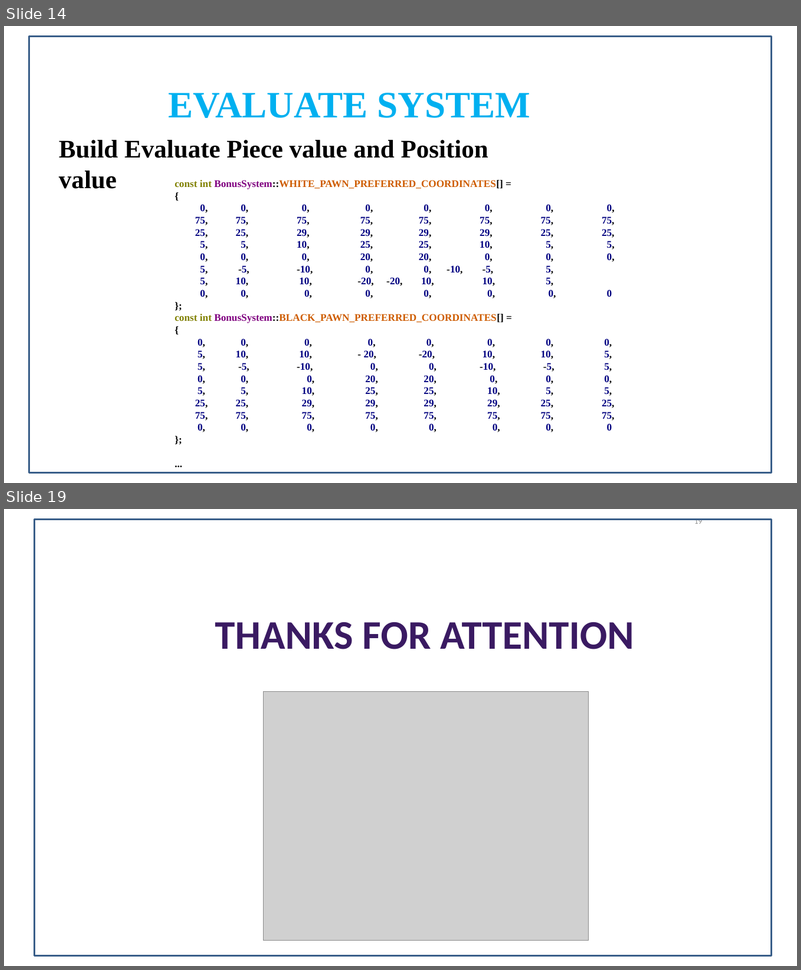
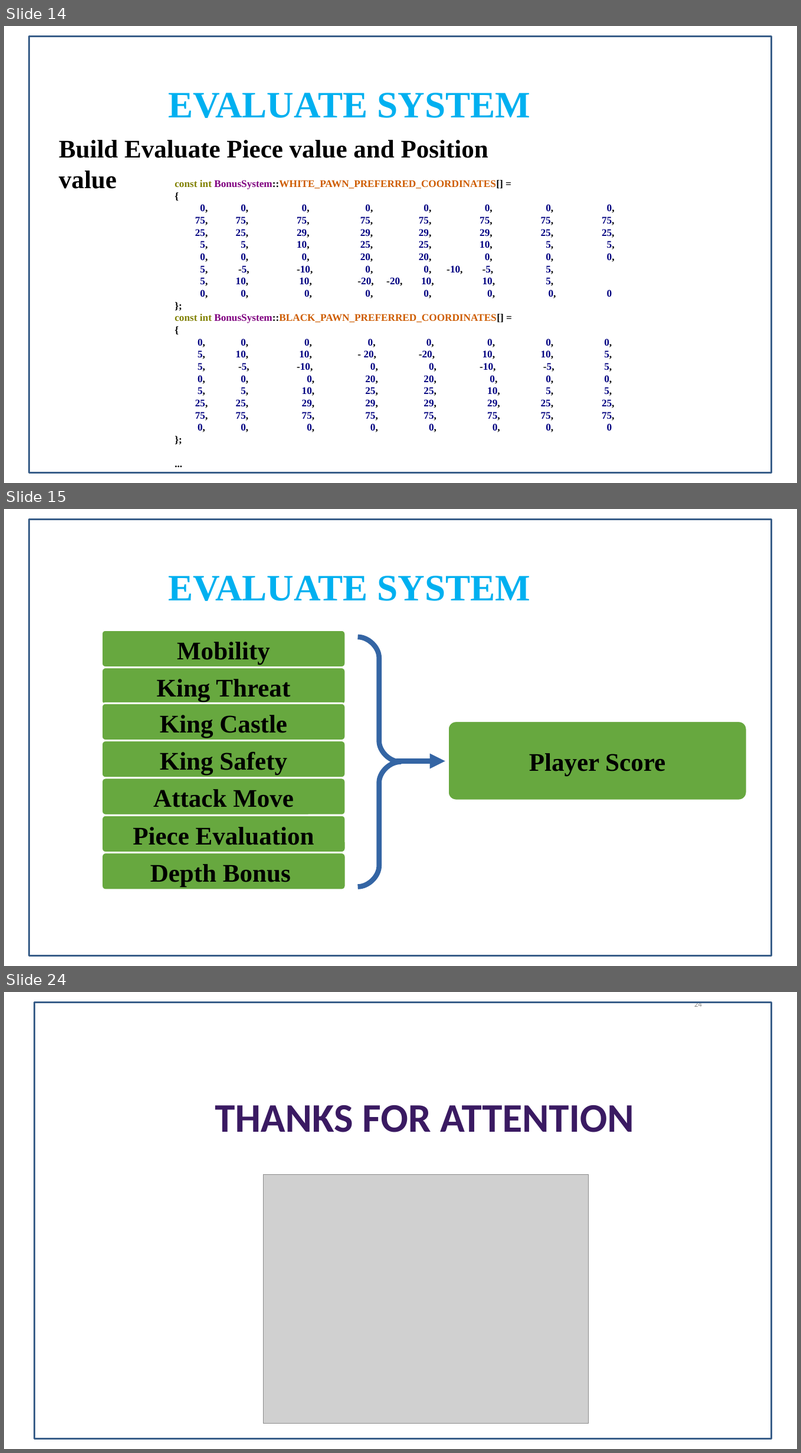
Before and after one commit to vduckute1812/AI, a slide deck: gameloft_present_chessgame.pptx. Shown one above the other, each under a label of ours: slides 14 and 19 before the commit, slides 14, 15 and 24 after it; the slides between them are not shown. The pictures are 801x970 and 801x1453 pixels, drawn with LibreOffice and Linux fonts; fonts in the diff are those of the drawing; grey boxes stand for pictures; background and template pictures are left out. Boxes give left, top, right and bottom in pixels: in the first picture for what was removed or moved away, otherwise in the second. Text is boxed around its words. In the diff, an @@ line names an element or a change of style, - is before the commit and + after.

```diff
--- a/gameloft_present_chessgame.pptx
+++ b/gameloft_present_chessgame.pptx
@@ slide 15 added at box(4, 509, 797, 966), background picture (left out) @@
@@ rectangle added at box(29, 520, 772, 956), outline #395E89 2.01 pt @@
@@ text added at box(169, 576, 530, 601), 44 pt, text #00B0F0, bold @@
+EVALUATE SYSTEM
@@ rounded rectangle added at box(101, 631, 346, 668), fill #67A83F, outline #FFFFFF 2.01 pt, 30 pt, text #000000, bold @@
+Mobility
@@ freeform shape added at box(358, 637, 400, 887), outline #3465A4 6.01 pt @@
@@ rounded rectangle added at box(101, 668, 346, 705), fill #67A83F, outline #FFFFFF 2.01 pt, 30 pt, text #000000, bold @@
+King Threat
@@ rounded rectangle added at box(101, 704, 346, 741), fill #67A83F, outline #FFFFFF 2.01 pt, 30 pt, text #000000, bold @@
+King Castle
@@ rounded rectangle added at box(448, 721, 747, 800), fill #67A83F, outline #FFFFFF 2.01 pt, 30 pt, text #000000, bold @@
+Player Score
@@ rounded rectangle added at box(101, 741, 346, 778), fill #67A83F, outline #FFFFFF 2.01 pt, 30 pt, text #000000, bold @@
+King Safety
@@ arrow added from (396, 762) to (445, 762), #3465A4 6.01 pt @@
@@ rounded rectangle added at box(101, 778, 346, 815), fill #67A83F, outline #FFFFFF 2.01 pt, 30 pt, text #000000, bold @@
+Attack Move
@@ rounded rectangle added at box(101, 816, 346, 853), fill #67A83F, outline #FFFFFF 2.01 pt, 30 pt, text #000000, bold @@
+Piece Evaluation
@@ rounded rectangle added at box(101, 853, 346, 890), fill #67A83F, outline #FFFFFF 2.01 pt, 30 pt, text #000000, bold @@
+Depth Bonus
@@ what was slide 19 is now slide 24 @@
@@ page number at box(694, 1001, 702, 1007): text changed @@
-19
+24
```
Also in this commit, not shown: 3 slides changed, 7 other slides added, 3 slides removed, 2 other files.
